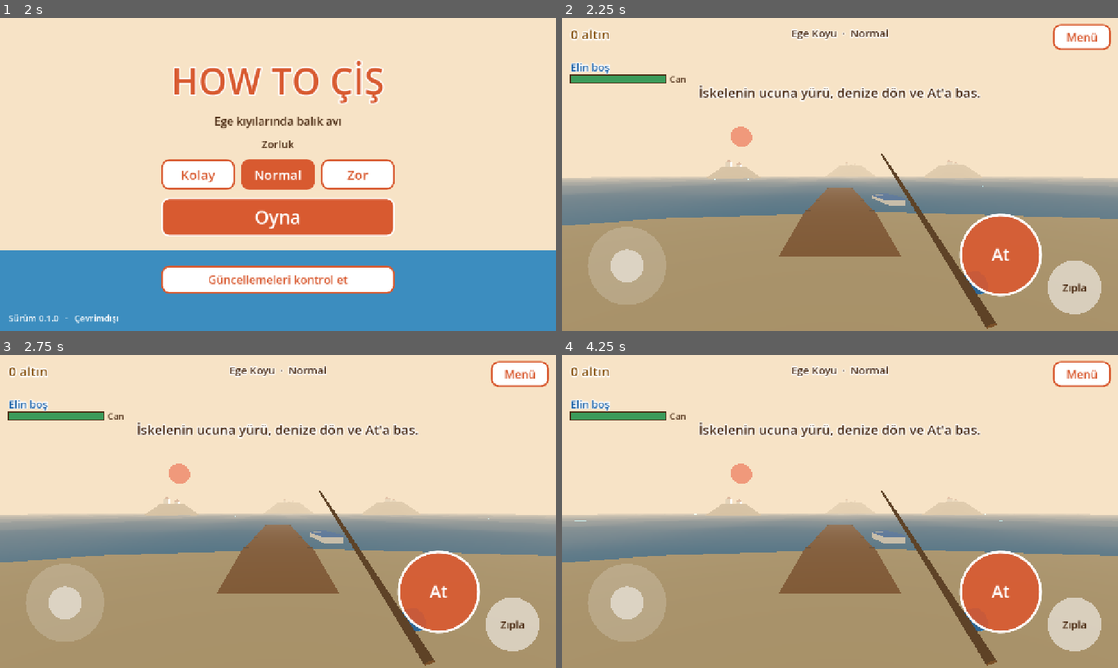
Above: before the commit, frames 1-4 (two rows, left to right).
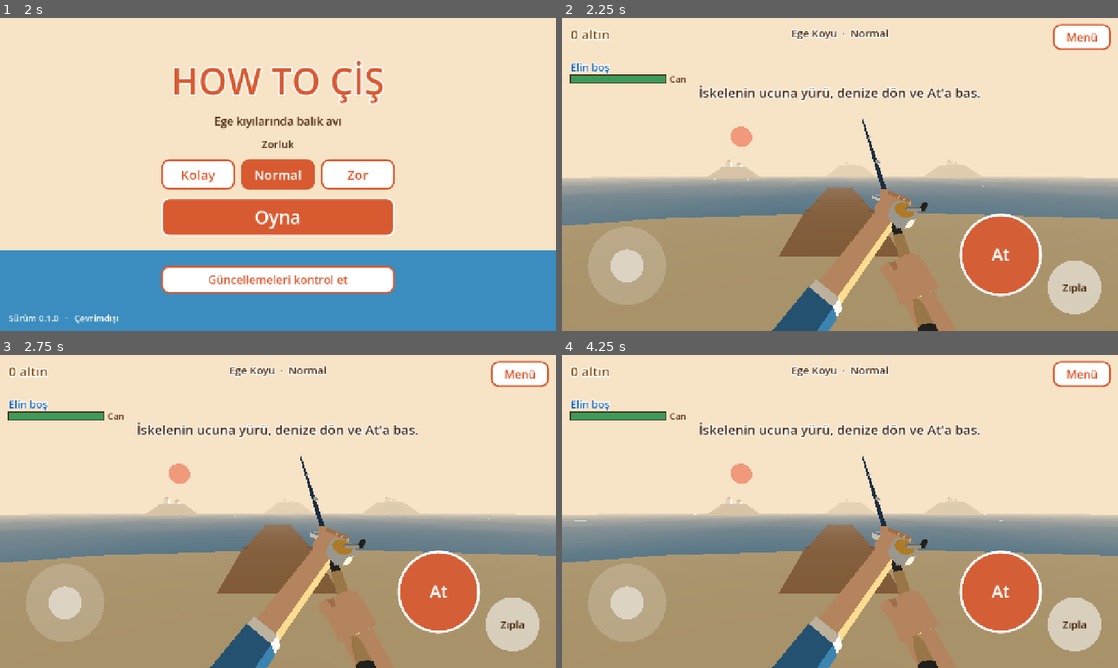
Above: after the commit, the same moments.

Repository: ozguryilmazz/howtocis
Game: Godot game, scene res://scenes/main_menu.tscn
Same seed, same stepped clock (60 frames per second), same inputs: the game is played once before the commit and once after it.
Inputs:
- Up to frame 1 (2 s): click "Normal" at 0.5 s; click "Normal" at 1.25 s
- Up to frame 2 (2.25 s): click "Oyna" at 2 s
- Up to frame 3 (2.75 s): no input
- Up to frame 4 (4.25 s): click "Menü" at 2.75 s; click "Oyna" at 3.5 s

Frame 1 is identical in both runs. In frame 2, 4.1% of the frame differs, in the area x 37-79%, y 32-100%; in frame 3, 4.1%; in frame 4, 4.1%.

Commit message:
Eller: olta iki elle tutulur, balık elde ağzından taşınır
- Yeni low-poly eller (yumruk, bilek, kol, kol yeni) ve yeni olta modeli
  (mantar sap, gümüş makara, lacivert gövde, misina halkaları)
- Olta tutarken iki el sapı kavrar; kollar ekranın altından gelir
- Balık bırakıldıktan / düştükten sonra olta gizlenir, iki yumruk görünür;
  vuruşlar sağ ve sol yumruk arasında değişir
- Alınan balık elde ağzından tutulur, yandan görünür ve hafifçe sallanır;
  balık eldeyken olta ve At düğmesi gizlidir
- Asılı balık olta ucunun biraz önünde sarkar, kolların arkasında kalmaz
- BALIK_POZ ile el görüntüleri test edilebilir

Co-Authored-By: Claude Opus 5.5 <noreply@anthropic.com>

Diff:
--- a/scripts/fish.gd
+++ b/scripts/fish.gd
@@ -298,4 +298,5 @@
 	for c in get_children():
 		if c is OmniLight3D:
 			c.light_energy = 0.4
-	_visual.rotation = Vector3(0.2, PI * 0.5, 0.3)
+	# Ağzından tutulur: baş yukarıda, karın oyuncuya dönük.
+	_visual.rotation = Vector3(PI * 0.5, PI * 0.5, 0)
--- a/scripts/fishing.gd
+++ b/scripts/fishing.gd
@@ -10,11 +10,14 @@
 const C := preload("res://scripts/creatures.gd")
 const FISH := preload("res://scripts/fish.gd")
 const FLAT := preload("res://shaders/flat.gdshader")
+const HANDS := preload("res://scripts/hands.gd")
 
 const CAST_DIST := 9.0
 const LIFT_DIST := 1.8
 const HANG_TIME := 5.0
 const PICK_RANGE := 2.6
+const FIST_R := Vector3(0.19, -0.21, -0.44)
+const FIST_L := Vector3(-0.19, -0.23, -0.46)
 const WATER_Y := -0.25
 
 ## Yumruk. Silahlar da aynı alanlarla tanımlanacak (hasar, menzil, bekleme, itme).
@@ -51,7 +54,13 @@
 
 var _rod: Node3D
 var _rod_tip: Node3D
+var _fists: Node3D
 var _fist: Node3D
+var _fist_l: Node3D
+var _punch_left := false
+var _hold: Node3D
+var _rod_hands: Array = []
+var _hold_slot: Node3D
 var _bobber: MeshInstance3D
 var _line: MeshInstance3D
 var _line_mesh: ImmediateMesh
@@ -77,6 +86,15 @@
 	_set_idle()
 	_refresh_hand()
 	hud.message("İskelenin ucuna yürü, denize dön ve At'a bas.", 6.0)
+	# Geliştirme: BALIK_POZ=yumruk|balik ile el görüntüleri test edilir (kayıt değişmez).
+	match OS.get_environment("BALIK_POZ"):
+		"yumruk":
+			state = S.FIGHT
+			_update_gear()
+		"balik":
+			var tur := OS.get_environment("BALIK_TUR")
+			Game.data["bucket"] = [{"id": tur if tur != "" else "levrek", "size": 1.0, "value": 40}]
+			_refresh_hand()
 
 
 # --- Görseller -----------------------------------------------------------
@@ -90,66 +108,48 @@
 
 func _build_gear() -> void:
 	var cam: Camera3D = player.camera
-	# Olta: kameranın sağ altında, ileri ve yukarı bakar.
-	_rod = Node3D.new()
-	_rod.position = Vector3(0.42, -0.42, -0.62)
-	_rod.rotation_degrees = Vector3(-55, 12, 0)
+
+	# Olta iki elle tutulur: sağ el sapın dibinde, sol el makaranın üstünde.
+	var built: Array = HANDS.rod(1.05)
+	_rod = built[0]
+	_rod_tip = built[1]
+	_rod.position = Vector3(0.2, -0.36, -0.5)
+	_rod.rotation_degrees = Vector3(-50, 10, -4)
 	cam.add_child(_rod)
-	var stick := CylinderMesh.new()
-	stick.top_radius = 0.006
-	stick.bottom_radius = 0.016
-	stick.height = 0.95
-	stick.radial_segments = 5
-	stick.rings = 0
-	stick.material = _flat(Color("7A5A3A"))
-	var smi := MeshInstance3D.new()
-	smi.mesh = stick
-	smi.position.y = 0.475
-	smi.cast_shadow = GeometryInstance3D.SHADOW_CASTING_SETTING_OFF
-	_rod.add_child(smi)
-	var reel := CylinderMesh.new()
-	reel.top_radius = 0.035
-	reel.bottom_radius = 0.035
-	reel.height = 0.03
-	reel.radial_segments = 8
-	reel.rings = 0
-	reel.material = _flat(Color("378ADD"))
-	var rmi := MeshInstance3D.new()
-	rmi.mesh = reel
-	rmi.position = Vector3(0.04, 0.12, 0)
-	rmi.rotation_degrees = Vector3(0, 0, 90)
-	_rod.add_child(rmi)
-	_rod_tip = Node3D.new()
-	_rod_tip.position.y = 0.95
-	_rod.add_child(_rod_tip)
-
-	# Yumruk: ten rengi el, parmak eklemleri ve kol.
-	_fist = Node3D.new()
-	_fist.position = Vector3(0.3, -0.3, -0.55)
-	_fist.scale = Vector3.ONE * 0.75
-	cam.add_child(_fist)
-	var skin := _flat(Color("E8B48A"))
-	var hand := BoxMesh.new()
-	hand.size = Vector3(0.12, 0.11, 0.13)
-	hand.material = skin
-	var hmi := MeshInstance3D.new()
-	hmi.mesh = hand
-	_fist.add_child(hmi)
-	var knuckles := BoxMesh.new()
-	knuckles.size = Vector3(0.12, 0.035, 0.03)
-	knuckles.material = _flat(Color("D39A72"))
-	var kmi := MeshInstance3D.new()
-	kmi.mesh = knuckles
-	kmi.position = Vector3(0, 0.035, -0.07)
-	_fist.add_child(kmi)
-	var arm := BoxMesh.new()
-	arm.size = Vector3(0.08, 0.08, 0.3)
-	arm.material = skin
-	var ami := MeshInstance3D.new()
-	ami.mesh = arm
-	ami.position = Vector3(0.03, -0.03, 0.2)
-	_fist.add_child(ami)
-	_fist.visible = false
+	# Eller kameraya bağlıdır: kol ekranın altından gelir, yumruk oltayı kavrar.
+	var axis: Vector3 = _rod.transform.basis.y
+	var rh := HANDS.fist(false, 0.3)
+	_grip(rh, _rod.transform * Vector3(0, 0.12, 0), Vector3(0.35, -0.75, 0.55), axis)
+	cam.add_child(rh)
+	var lh := HANDS.fist(true, 0.3)
+	_grip(lh, _rod.transform * Vector3(0, 0.36, 0), Vector3(-0.6, -0.55, 0.55), axis)
+	cam.add_child(lh)
+	_rod_hands = [rh, lh]
+
+	# Dövüş: iki yumruk
+	_fists = Node3D.new()
+	cam.add_child(_fists)
+	_fist = HANDS.fist(false)
+	_fist.position = FIST_R
+	_fist.rotation_degrees = Vector3(18, 10, -8)
+	_fists.add_child(_fist)
+	_fist_l = HANDS.fist(true)
+	_fist_l.position = FIST_L
+	_fist_l.rotation_degrees = Vector3(18, -10, 8)
+	_fists.add_child(_fist_l)
+	_fists.visible = false
+
+	# Eldeki balık: yumruk balığı ağzından tutar, balık aşağı sarkar.
+	_hold = Node3D.new()
+	_hold.position = Vector3(0.16, -0.06, -0.62)
+	cam.add_child(_hold)
+	var hh := HANDS.fist(false, 0.3)
+	_grip(hh, Vector3.ZERO, Vector3(0.5, -0.65, 0.55), Vector3.UP)
+	_hold.add_child(hh)
+	_hold_slot = Node3D.new()
+	_hold_slot.position = Vector3(-0.01, -0.04, -0.02)
+	_hold.add_child(_hold_slot)
+	_hold.visible = false
 
 	# Şamandıra
 	var bm := SphereMesh.new()
@@ -187,6 +187,14 @@
 	add_child(_line)
 
 
+## Yumruğu yerleştirir: kol arm yönüne uzanır, kavrama ekseni grip'e (olta sapı) hizalanır.
+func _grip(hand: Node3D, pos: Vector3, arm: Vector3, grip: Vector3) -> void:
+	var z := arm.normalized()
+	var x := (grip - z * grip.dot(z)).normalized()
+	var y := z.cross(x)
+	hand.transform = Transform3D(Basis(x, y, z), pos)
+
+
 func _draw_line(sag: float) -> void:
 	if _bobber.visible:
 		_draw_line_to(_bobber.global_position + Vector3(0, 0.1, 0), sag)
@@ -208,16 +216,29 @@
 
 # --- Durumlar ------------------------------------------------------------
 
+## Hangi el görüntüsü: olta, iki yumruk veya eldeki balık.
+func _update_gear() -> void:
+	var holding := not Game.bucket().is_empty()
+	var fighting := state == S.FIGHT or state == S.PICKUP
+	_fists.visible = fighting
+	_rod.visible = not fighting and not holding
+	for h in _rod_hands:
+		h.visible = _rod.visible
+	_hold.visible = holding and not fighting
+
+
 func _set_idle() -> void:
 	state = S.IDLE
 	player.locked = false
 	_bobber.visible = false
-	_rod.visible = true
-	_fist.visible = false
 	hud.hide_tension()
 	hud.prompt("")
-	touch.set_action("At")
 	_draw_line(0)
+	_update_gear()
+	if Game.bucket().is_empty():
+		touch.set_action("At")
+	else:
+		touch.set_action("", false)
 
 
 func _try_cast() -> void:
@@ -306,8 +327,10 @@
 	_log("asılı " + _species)
 
 
+## Balık oltanın ucundan biraz ileride sarkar ki kolların arkasında kalmasın.
 func _hang_point() -> Vector3:
-	return _rod_tip.global_position + Vector3(0, -0.35 - _fish.length * 0.5, 0)
+	var fwd: Vector3 = player.facing()
+	return _rod_tip.global_position + fwd * 0.9 + Vector3(0, -0.2 - _fish.length * 0.5, 0)
 
 
 func _hanging(delta: float, tap: bool) -> void:
@@ -331,8 +354,7 @@
 	hud.prompt("")
 	_line_mesh.clear_surfaces()
 	_fish.drop()
-	_rod.visible = false
-	_fist.visible = true
+	_update_gear()
 	touch.set_action("Vur")
 	hud.message(text + " Yere düşünce vur.", 2.0)
 	_log("bırak")
@@ -343,6 +365,7 @@
 		return
 	_cooldown = float(weapon["cooldown"])
 	_punch_t = 0.18
+	_punch_left = not _punch_left
 	if _fish == null or not is_instance_valid(_fish):
 		return
 	if _fish.state == "fall":
@@ -422,25 +445,29 @@
 	_set_idle()
 
 
-## Eldeki balığın görüntüsü: kovadaki ilk balık sol elde durur.
+## Eldeki balığın görüntüsü: kovadaki ilk balık elde, ağzından tutulmuş sarkar.
 func _refresh_hand() -> void:
 	var b := Game.bucket()
 	if b.is_empty():
 		if _held and is_instance_valid(_held):
 			_held.queue_free()
 		_held = null
-		return
-	if _held and is_instance_valid(_held):
-		return
-	var e: Dictionary = b[0]
-	if not C.SPECIES.has(str(e.get("id", ""))):
-		return
-	_held = FISH.new()
-	_held.setup(world, player, str(e["id"]), float(e.get("size", 1.0)), bool(e.get("shiny", false)))
-	player.camera.add_child(_held)
-	_held.make_held()
-	_held.position = Vector3(-0.3, -0.24, -0.62)
-	_held.scale = Vector3.ONE * clampf(0.26 / _held.length, 0.2, 1.0)
+	elif not (_held and is_instance_valid(_held)):
+		var e: Dictionary = b[0]
+		var id := str(e.get("id", ""))
+		if not C.SPECIES.has(id):
+			id = "istavrit"
+		_held = FISH.new()
+		_held.setup(world, player, id, float(e.get("size", 1.0)), bool(e.get("shiny", false)))
+		_hold_slot.add_child(_held)
+		_held.make_held()
+		var sc := clampf(0.3 / _held.length, 0.15, 1.0)
+		_held.scale = Vector3.ONE * sc
+		_held.position = Vector3(0, -_held.length * sc * 0.45, 0)
+	if state == S.IDLE:
+		_set_idle()
+	else:
+		_update_gear()
 
 
 func _on_fish_escaped(reason: String) -> void:
@@ -475,7 +502,15 @@
 	if _punch_t > 0.0:
 		_punch_t -= delta
 		var k := sin(clampf(1.0 - _punch_t / 0.18, 0.0, 1.0) * PI)
-		_fist.position = Vector3(0.3 - 0.2 * k, -0.3 + 0.12 * k, -0.55 - 0.4 * k)
+		_fist.position = FIST_R
+		_fist_l.position = FIST_L
+		if _punch_left:
+			_fist_l.position = FIST_L + Vector3(0.15 * k, 0.12 * k, -0.36 * k)
+		else:
+			_fist.position = FIST_R + Vector3(-0.15 * k, 0.12 * k, -0.36 * k)
+	if _held and is_instance_valid(_held):
+		var tt := Time.get_ticks_msec() * 0.001
+		_hold_slot.rotation = Vector3(sin(tt * 2.1) * 0.05, 0, sin(tt * 2.7) * 0.1)
 
 	match state:
 		S.IDLE:
--- /dev/null
+++ b/scripts/hands.gd
@@ -0,0 +1,102 @@
+extends RefCounted
+## Birinci şahıs eller ve olta: low-poly kutulardan kurulur, kameraya eklenir.
+## Yumruk modeli: parmak eklemleri ileri (-Z), kol geriye (+Z) uzanır.
+## Bir şeyi kavrarken nesne yumruğun içinden X ekseni boyunca geçer.
+
+const FLAT := preload("res://shaders/flat.gdshader")
+
+const SKIN := Color("E9B58C")
+const SKIN_DARK := Color("CF9670")
+const SLEEVE := Color("2F6FA8")
+const CUFF := Color("F4F1EA")
+
+static var _cache := {}
+
+
+static func mat(color: Color) -> ShaderMaterial:
+	var k := color.to_html()
+	if not _cache.has(k):
+		var m := ShaderMaterial.new()
+		m.shader = FLAT
+		m.set_shader_parameter("albedo", color)
+		_cache[k] = m
+	return _cache[k]
+
+
+static func part(parent: Node3D, mesh: Mesh, color: Color, pos: Vector3, rot := Vector3.ZERO) -> MeshInstance3D:
+	mesh.material = mat(color)
+	var mi := MeshInstance3D.new()
+	mi.mesh = mesh
+	mi.position = pos
+	mi.rotation_degrees = rot
+	mi.cast_shadow = GeometryInstance3D.SHADOW_CASTING_SETTING_OFF
+	parent.add_child(mi)
+	return mi
+
+
+static func box(parent: Node3D, size: Vector3, pos: Vector3, rot := Vector3.ZERO, color := SKIN) -> MeshInstance3D:
+	var b := BoxMesh.new()
+	b.size = size
+	return part(parent, b, color, pos, rot)
+
+
+static func cyl(parent: Node3D, r_top: float, r_bot: float, h: float, seg: int, pos: Vector3, rot: Vector3, color: Color) -> MeshInstance3D:
+	var c := CylinderMesh.new()
+	c.top_radius = r_top
+	c.bottom_radius = r_bot
+	c.height = h
+	c.radial_segments = seg
+	c.rings = 0
+	return part(parent, c, color, pos, rot)
+
+
+## Kapalı yumruk. left: sol el (başparmak diğer tarafta). arm: kolun uzunluğu.
+static func fist(left := false, arm := 0.26) -> Node3D:
+	var h := Node3D.new()
+	var s := -1.0 if left else 1.0
+	# Avuç ve elin sırtı
+	box(h, Vector3(0.088, 0.072, 0.075), Vector3(0, 0, 0))
+	# Dört parmak: ön yüzde kıvrılmış iki boğum
+	for i in 4:
+		var x := -0.033 + i * 0.022
+		var len_f := 0.026 if i in [1, 2] else 0.022
+		box(h, Vector3(0.02, 0.03, len_f), Vector3(x, 0.018, -0.045 - len_f * 0.5 + 0.01))
+		box(h, Vector3(0.02, 0.034, 0.022), Vector3(x, -0.012, -0.05), Vector3(15, 0, 0), SKIN_DARK)
+	# Başparmak: parmakların üstüne kapanır
+	box(h, Vector3(0.026, 0.024, 0.05), Vector3(-0.045 * s, -0.022, -0.035), Vector3(0, 30 * s, -10 * s))
+	# Bilek, önkol ve kol yeni
+	box(h, Vector3(0.062, 0.058, arm), Vector3(0, -0.004, 0.035 + arm * 0.5))
+	box(h, Vector3(0.078, 0.074, 0.03), Vector3(0, -0.004, 0.05 + arm), Vector3.ZERO, CUFF)
+	box(h, Vector3(0.082, 0.078, 0.2), Vector3(0, -0.004, 0.16 + arm), Vector3.ZERO, SLEEVE)
+	return h
+
+
+## Olta: sap Y ekseni boyunca, uç y = length. Sap mantar, gövde lacivert, makara gümüş.
+## Döndürür: [kök düğüm, uç düğümü]
+static func rod(length := 1.05) -> Array:
+	var r := Node3D.new()
+	# Mantar sap
+	cyl(r, 0.017, 0.019, 0.26, 6, Vector3(0, 0.13, 0), Vector3.ZERO, Color("C8A26B"))
+	cyl(r, 0.021, 0.021, 0.025, 6, Vector3(0, 0.005, 0), Vector3.ZERO, Color("2B2B2B"))
+	# Makara yuvası ve makara (sapın altında)
+	cyl(r, 0.014, 0.014, 0.05, 6, Vector3(0, 0.29, 0), Vector3.ZERO, Color("2B2B2B"))
+	var reel := Node3D.new()
+	reel.position = Vector3(0, 0.29, 0.045)
+	r.add_child(reel)
+	box(reel, Vector3(0.012, 0.02, 0.04), Vector3(0, 0, -0.02), Vector3.ZERO, Color("8D949E"))
+	cyl(reel, 0.04, 0.04, 0.035, 10, Vector3(0, 0, 0.025), Vector3(90, 0, 0), Color("C9CED6"))
+	cyl(reel, 0.03, 0.03, 0.04, 10, Vector3(0, 0, 0.025), Vector3(90, 0, 0), Color("E2A93B"))
+	box(reel, Vector3(0.05, 0.008, 0.008), Vector3(0.03, 0, 0.05), Vector3.ZERO, Color("8D949E"))
+	cyl(reel, 0.008, 0.008, 0.025, 6, Vector3(0.055, 0, 0.06), Vector3(90, 0, 0), Color("2B2B2B"))
+	# Gövde: incelen lacivert çubuk
+	var blank_len := length - 0.32
+	cyl(r, 0.004, 0.011, blank_len, 6, Vector3(0, 0.32 + blank_len * 0.5, 0), Vector3.ZERO, Color("1F3A5F"))
+	# Misina halkaları
+	for i in 4:
+		var y := 0.42 + i * (blank_len - 0.12) / 3.0
+		var rr := 0.013 - i * 0.002
+		cyl(r, rr, rr, 0.004, 8, Vector3(0, y, 0.018), Vector3(90, 0, 0), Color("C9CED6"))
+	var tip := Node3D.new()
+	tip.position = Vector3(0, length, 0.01)
+	r.add_child(tip)
+	return [r, tip]
Not shown, added: scripts/hands.gd.uid
